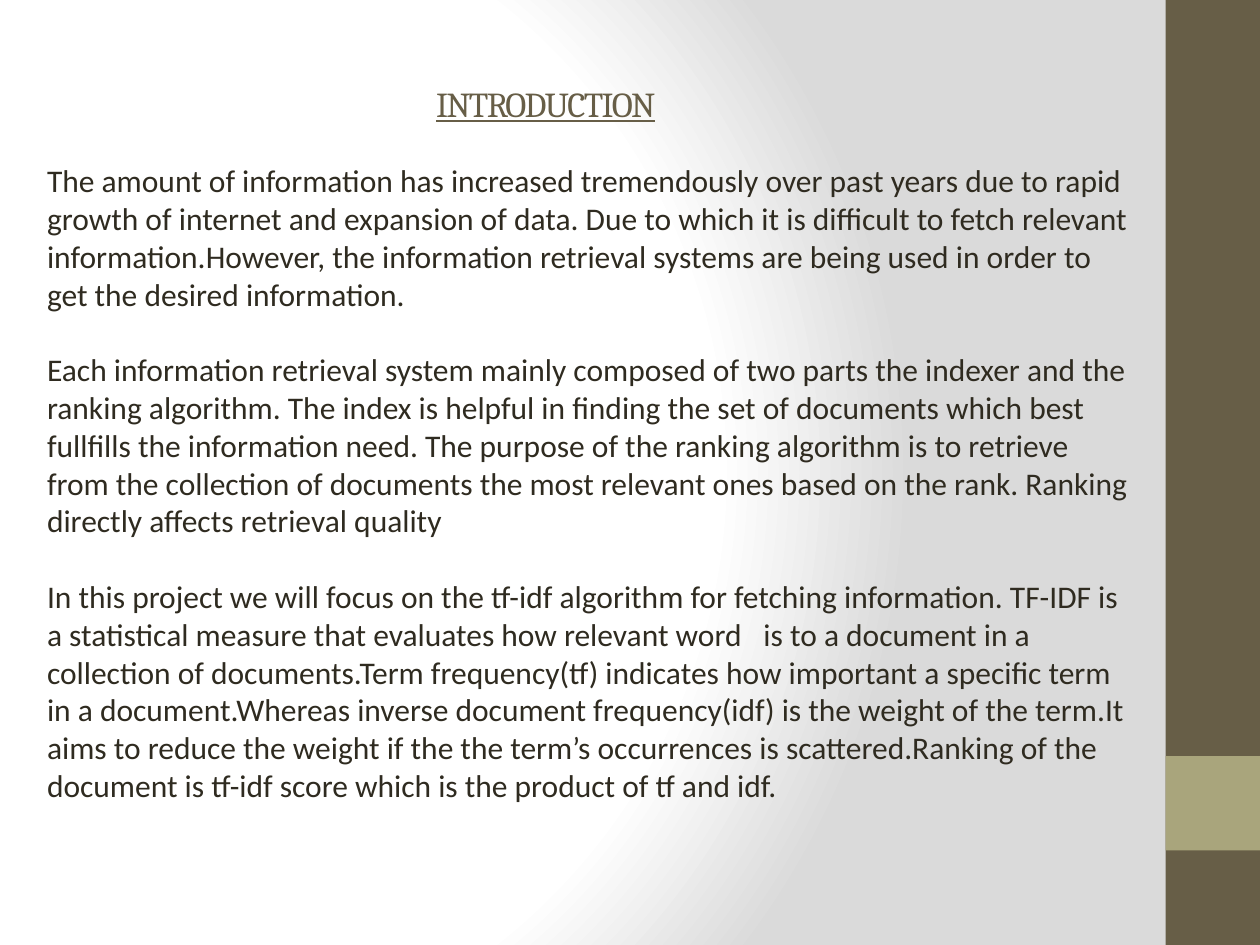
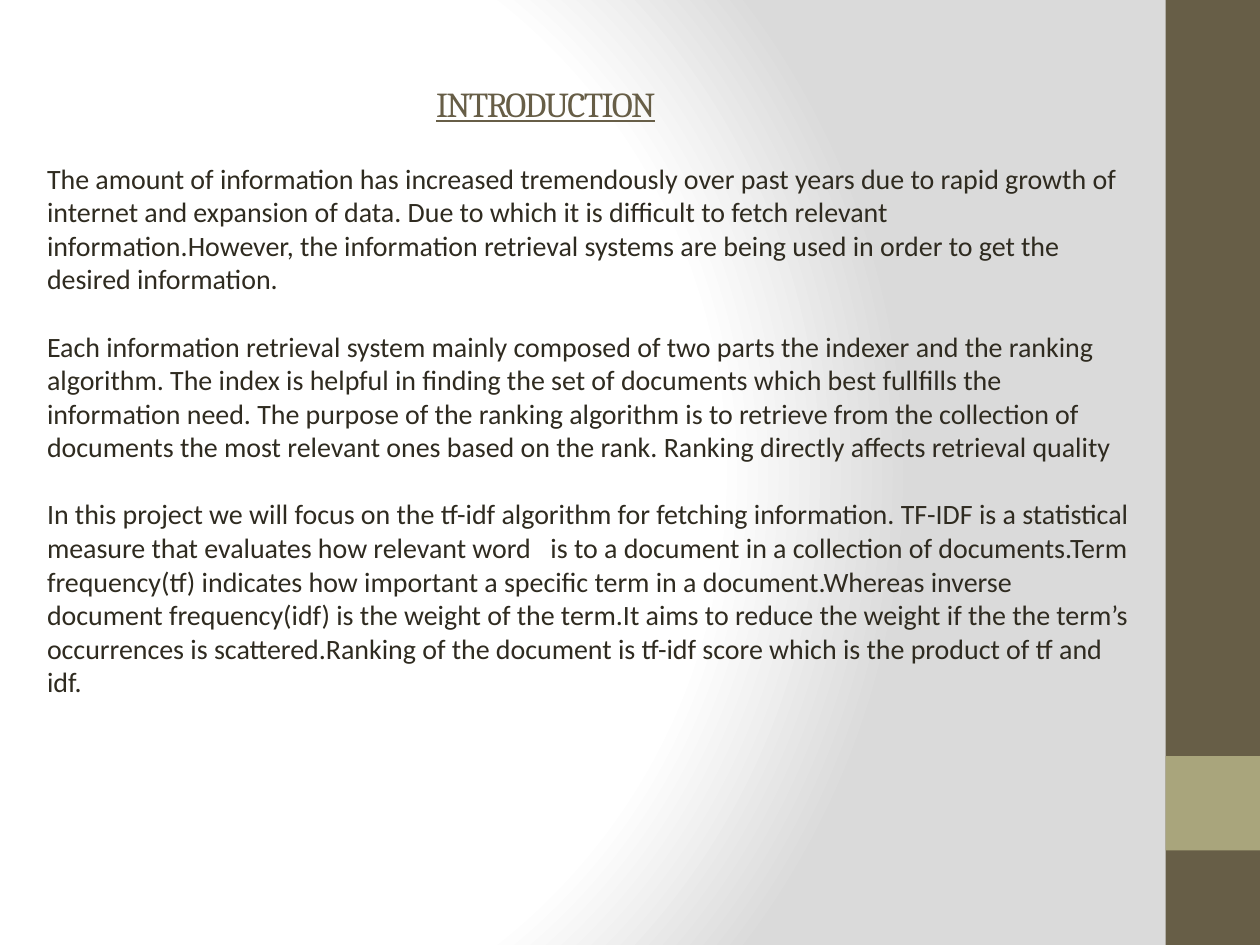
Before and after one commit to Sapan-Ravidas/QuestionsAnswers, a slide deck: slide 3 of INTRODUCTION.pptx. Drawn at 1260x945 pixels with LibreOffice and Linux fonts; fonts in the diff are those of the drawing. Boxes give left, top, right and bottom in pixels: in the first picture for what was removed or moved away, otherwise in the second. Text is boxed around its words. In the diff, an @@ line names an element or a change of style, - is before the commit and + after.

```diff
--- a/INTRODUCTION.pptx
+++ b/INTRODUCTION.pptx
@@ text "The amount of information has ..." at (x1=47, y1=169, x2=1128, y2=692): size 18 to 16 pt @@
```
Also in this commit, not shown: 6 other slides changed.
